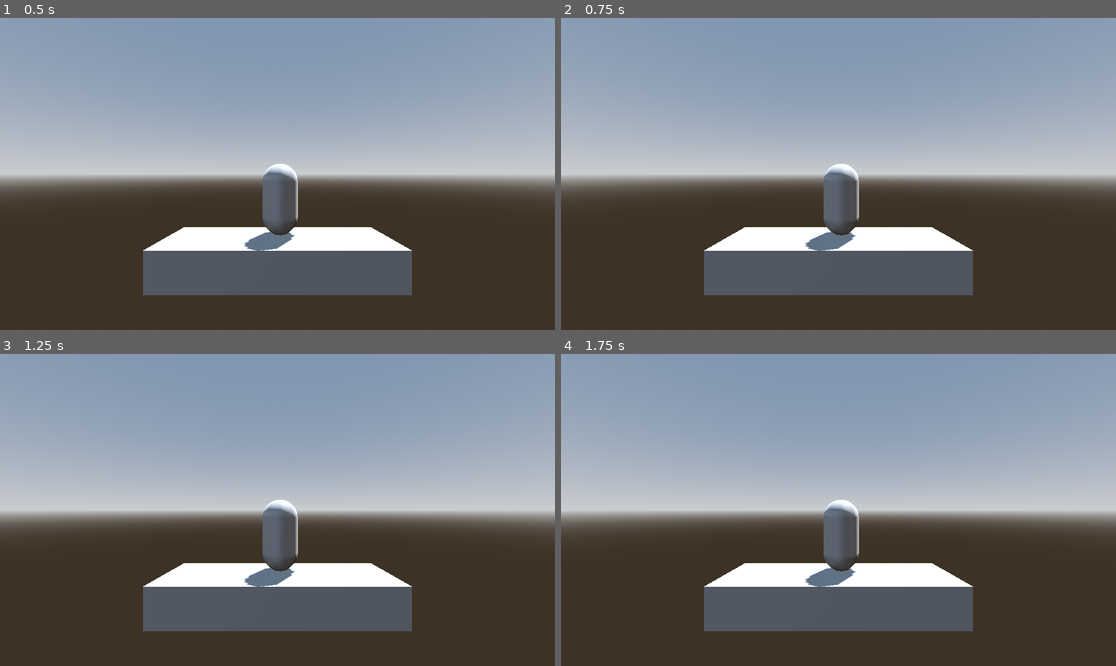
Above: before the commit, frames 1-4 (two rows, left to right).
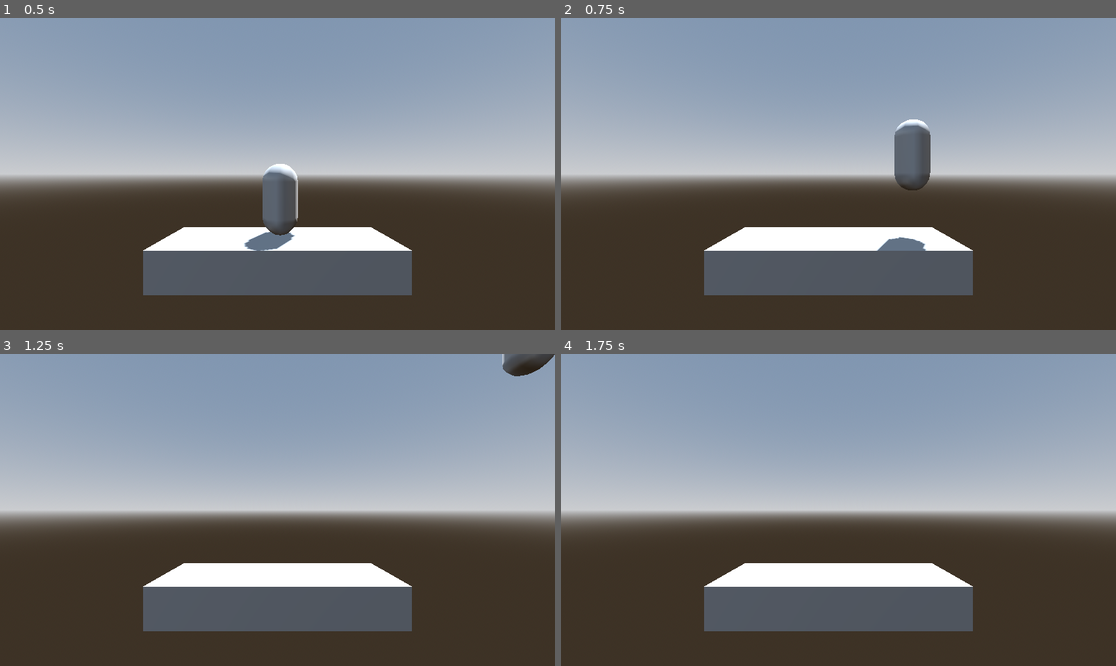
Above: after the commit, the same moments.

Repository: LiranDat/PlatformRacer
Game: Godot game, scene res://test.tscn
Two runs of this game, one before a commit and one after it. Both use one fixed random seed, a clock stepped at 60 frames per second and the inputs below.
Inputs:
- Up to frame 1 (0.5 s): no input
- Up to frame 2 (0.75 s): tap Enter at 0.5 s; hold D (P1Right, bound only after the commit) from 0.53 s (still down); tap Space (P1Jump, bound only after the commit) at 0.6 s
- Up to frame 3 (1.25 s): keep holding D (P1Right, bound only after the commit); tap Space (P1Jump, bound only after the commit) at 0.77, 1.07 s
- Up to frame 4 (1.75 s): release D (P1Right, bound only after the commit) at 1.28 s; hold S (P1Down, bound only after the commit) from 1.28 s (still down); tap Space (P1Jump, bound only after the commit) at 1.35, 1.52 s

Frame 1 is identical in both runs. In frame 2, 3.1% of the frame differs, in the area x 43-67%, y 32-75%; in frame 3, 2.0%; in frame 4, 1.5%.

Commit message:
Rudimentary Control

Diff:
--- a/player.gd
+++ b/player.gd
@@ -2,14 +2,15 @@
 
 func _physics_process(delta: float) -> void:
 	# Handle jump.
-	if Input.is_action_just_pressed("up"):
+	if Input.is_action_just_pressed("P1Jump"):
 		velocity.y = 10.0
-	if Input.is_action_pressed("up"):
-		velocity.y -= get_gravity().y/2.0*delta
+	velocity.y += get_gravity().y*delta
 	# Get the input direction and handle the movement/deceleration.
 	# As good practice, you should replace UI actions with custom gameplay actions.
-	var direction := Input.get_axis("left", "right")
-	velocity.x = move_toward(velocity.x,direction*10.0, 10.0)
+	var verticalDirection := Input.get_axis("P1Left", "P1Right")
+	velocity.x = move_toward(velocity.x,verticalDirection*10.0, 10.0)
+	var horizontalDireciton = Input.get_axis("P1Up", "P1Down")
+	velocity.z = move_toward(velocity.z,horizontalDireciton*10.0, 10.0)
 	#Wind in between player and body, affect by wind
 	move_and_slide()
 
--- a/project.godot
+++ b/project.godot
@@ -19,7 +19,33 @@
 
 P1Up={
 "deadzone": 0.2,
-"events": []
+"events": [Object(InputEventKey,"resource_local_to_scene":false,"resource_name":"","device":-1,"window_id":0,"alt_pressed":false,"shift_pressed":false,"ctrl_pressed":false,"meta_pressed":false,"pressed":false,"keycode":0,"physical_keycode":87,"key_label":0,"unicode":119,"location":0,"echo":false,"script":null)
+]
+}
+P1Right={
+"deadzone": 0.2,
+"events": [Object(InputEventKey,"resource_local_to_scene":false,"resource_name":"","device":-1,"window_id":0,"alt_pressed":false,"shift_pressed":false,"ctrl_pressed":false,"meta_pressed":false,"pressed":false,"keycode":0,"physical_keycode":68,"key_label":0,"unicode":100,"location":0,"echo":false,"script":null)
+]
+}
+P1Down={
+"deadzone": 0.2,
+"events": [Object(InputEventKey,"resource_local_to_scene":false,"resource_name":"","device":-1,"window_id":0,"alt_pressed":false,"shift_pressed":false,"ctrl_pressed":false,"meta_pressed":false,"pressed":false,"keycode":0,"physical_keycode":83,"key_label":0,"unicode":115,"location":0,"echo":false,"script":null)
+]
+}
+P1Jump={
+"deadzone": 0.2,
+"events": [Object(InputEventKey,"resource_local_to_scene":false,"resource_name":"","device":-1,"window_id":0,"alt_pressed":false,"shift_pressed":false,"ctrl_pressed":false,"meta_pressed":false,"pressed":false,"keycode":0,"physical_keycode":32,"key_label":0,"unicode":32,"location":0,"echo":false,"script":null)
+]
+}
+P1Use={
+"deadzone": 0.2,
+"events": [Object(InputEventKey,"resource_local_to_scene":false,"resource_name":"","device":-1,"window_id":0,"alt_pressed":false,"shift_pressed":false,"ctrl_pressed":false,"meta_pressed":false,"pressed":false,"keycode":0,"physical_keycode":69,"key_label":0,"unicode":101,"location":0,"echo":false,"script":null)
+]
+}
+P1Left={
+"deadzone": 0.2,
+"events": [Object(InputEventKey,"resource_local_to_scene":false,"resource_name":"","device":-1,"window_id":0,"alt_pressed":false,"shift_pressed":false,"ctrl_pressed":false,"meta_pressed":false,"pressed":false,"keycode":0,"physical_keycode":65,"key_label":0,"unicode":97,"location":0,"echo":false,"script":null)
+]
 }
 
 [rendering]
